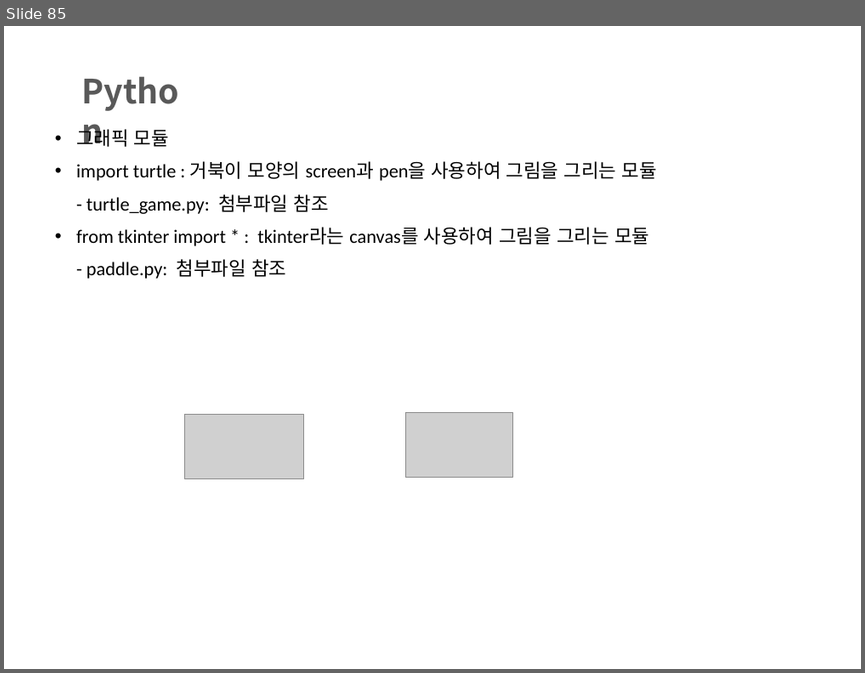
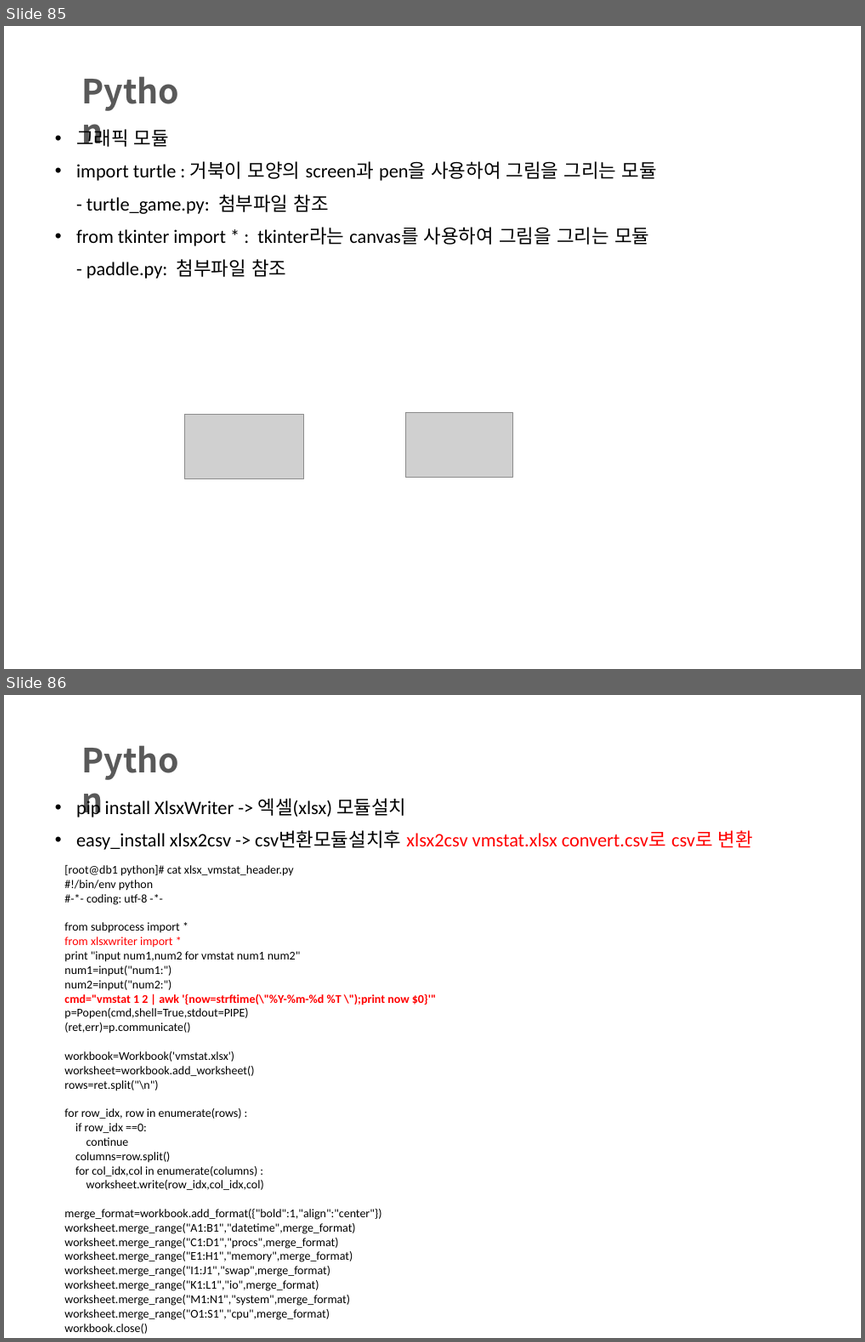
Before and after one commit to choga88/dpm, a slide deck: 파이썬/Python_수업자료.pptx. Shown one above the other, each under a label of ours: slide 85 before the commit, slides 85 and 86 after it. The pictures are 865x673 and 865x1342 pixels, drawn with LibreOffice and Linux fonts; fonts in the diff are those of the drawing; grey boxes stand for pictures; background and template pictures are left out. Boxes give left, top, right and bottom in pixels: in the first picture for what was removed or moved away, otherwise in the second. Text is boxed around its words. In the diff, an @@ line names an element or a change of style, - is before the commit and + after.

```diff
--- a/파이썬/Python_수업자료.pptx
+++ b/파이썬/Python_수업자료.pptx
@@ slide 86 added at [4,695,861,1338], background #FFFFFF; not listed: 1 template element that a slide beside it also shows @@
@@ text added at [76,798,753,850], 16 pt, text #000000 @@
+• pip install XlsxWriter -> 엑셀(xlsx) 모듈설치
+• easy_install xlsx2csv -> csv변환모듈설치후 xlsx2csv vmstat.xlsx convert.csv로 csv로 변환
@@ text added at [64,865,436,1333], 10 pt, text #000000 @@
+[root@db1 python]# cat xlsx_vmstat_header.py
+#!/bin/env python
+#-*- coding: utf-8 -*-
+from subprocess import *
+from xlsxwriter import *
+print "input num1,num2 for vmstat num1 num2"
+num1=input("num1:")
+num2=input("num2:")
+cmd="vmstat 1 2 | awk '{now=strftime(\"%Y-%m-%d %T \");print now $0}'"
+p=Popen(cmd,shell=True,stdout=PIPE)
+(ret,err)=p.communicate()
+workbook=Workbook('vmstat.xlsx')
+worksheet=workbook.add_worksheet()
+rows=ret.split("\n")
+for row_idx, row in enumerate(rows) :
+if row_idx ==0:
+continue
+columns=row.split()
+for col_idx,col in enumerate(columns) :
+worksheet.write(row_idx,col_idx,col)
+merge_format=workbook.add_format({"bold":1,"align":"center"})
+worksheet.merge_range("A1:B1","datetime",merge_format)
+worksheet.merge_range("C1:D1","procs",merge_format)
+worksheet.merge_range("E1:H1","memory",merge_format)
+worksheet.merge_range("I1:J1","swap",merge_format)
+worksheet.merge_range("K1:L1","io",merge_format)
+worksheet.merge_range("M1:N1","system",merge_format)
+worksheet.merge_range("O1:S1","cpu",merge_format)
+workbook.close()
```
Also in this commit, not shown: 1 other slide added, 12 other files.
